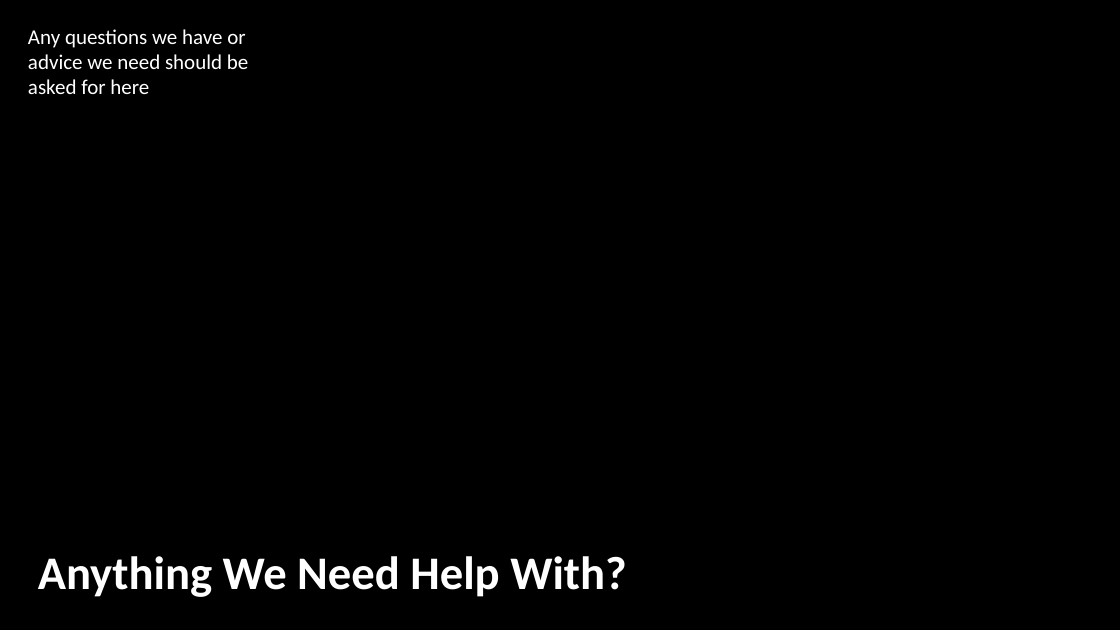
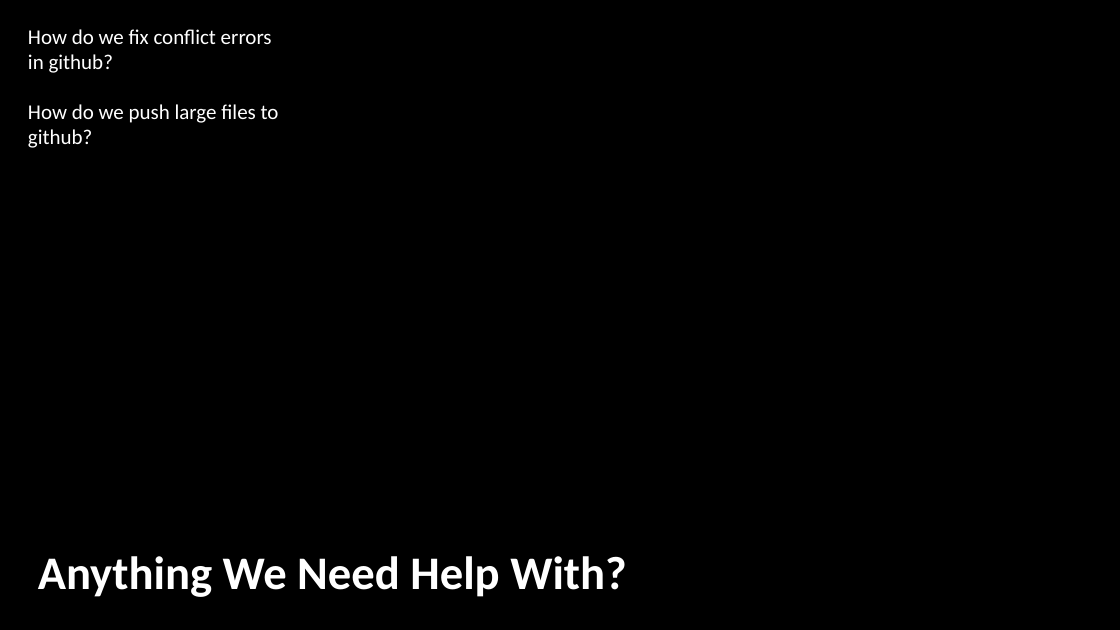
Before and after one commit to Toby-Withers/GSP-Team-B, a slide deck: slide 14 of Weekly Report 1.pptx (slide 8 before the commit). Drawn at 1120x630 pixels with LibreOffice and Linux fonts; fonts in the diff are those of the drawing; background and template pictures are left out. Boxes give left, top, right and bottom in pixels: in the first picture for what was removed or moved away, otherwise in the second. Text is boxed around its words. In the diff, an @@ line names an element or a change of style, - is before the commit and + after.

```diff
--- a/Weekly Report 1.pptx
+++ b/Weekly Report 1.pptx
@@ text at (x1=28, y1=29, x2=279, y2=148): text changed @@
-Any questions we have or advice we need should be asked for here
+How do we fix conflict errors in github?
+How do we push large files to github?
```
Also in this commit, not shown: 1 other slide changed, 11 slides added, 5 slides removed, 3 other files.
